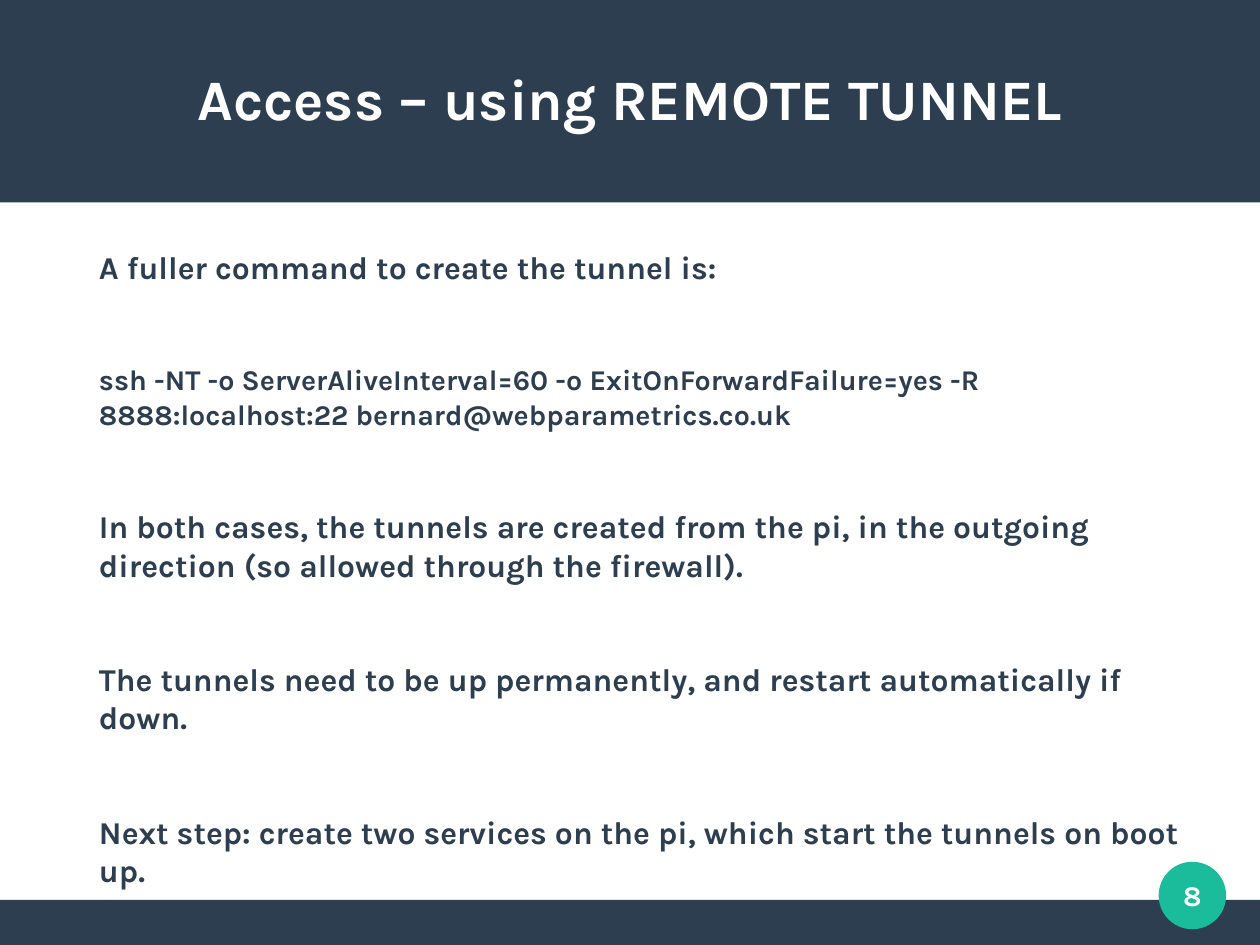
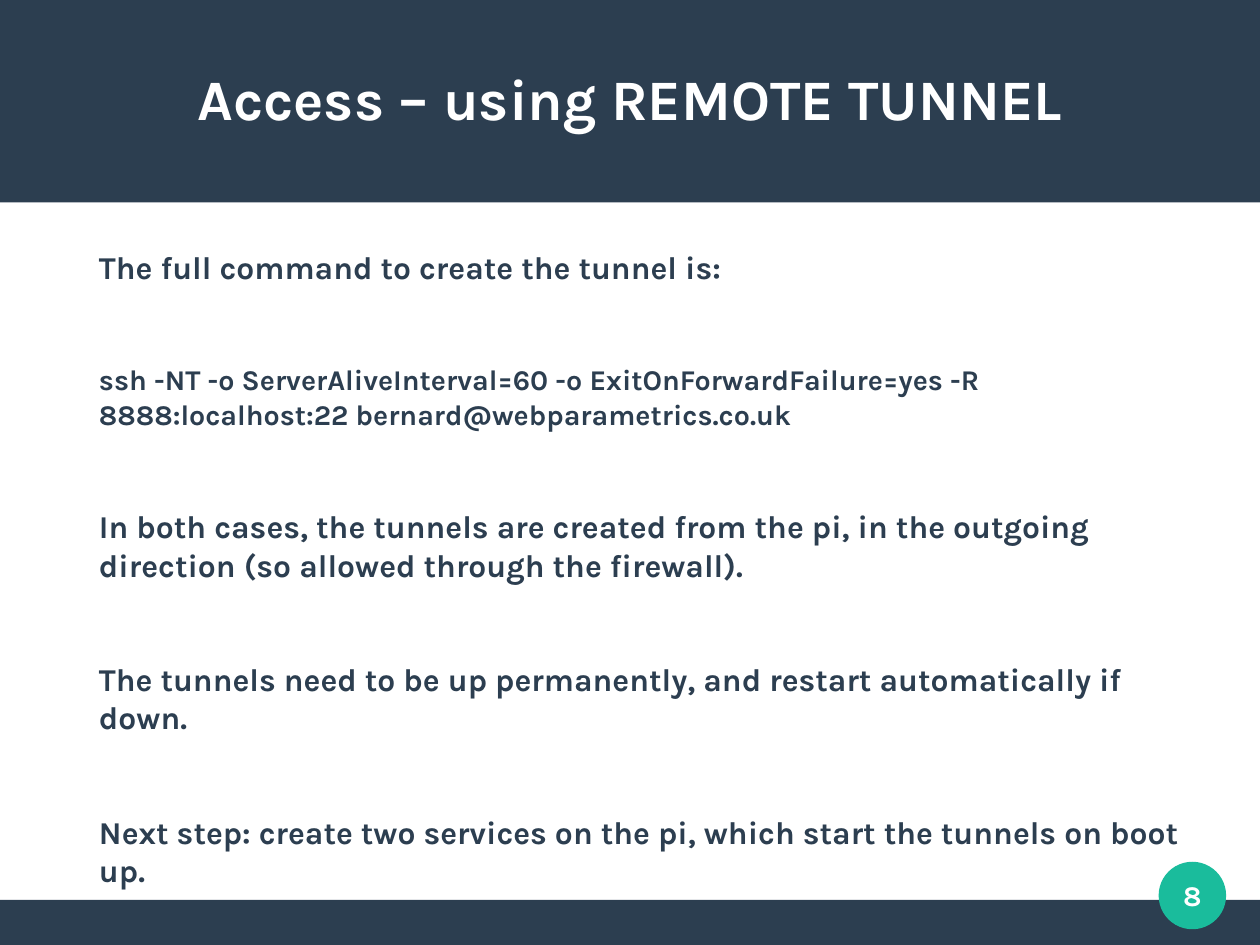
Before and after one commit to bernie-skipole/acremscope-pi, a slide deck: slide 8 of sshtunnel.odp. Drawn at 1260x945 pixels with LibreOffice and Linux fonts; fonts in the diff are those of the drawing. Boxes give left, top, right and bottom in pixels: in the first picture for what was removed or moved away, otherwise in the second. Text is boxed around its words. In the diff, an @@ line names an element or a change of style, - is before the commit and + after.

```diff
--- a/sshtunnel.odp
+++ b/sshtunnel.odp
@@ text at (99, 256, 721, 280): text changed @@
-A fuller command to create the tunnel is:
+The full command to create the tunnel is:
```
Also in this commit, not shown: 8 other slides changed.
